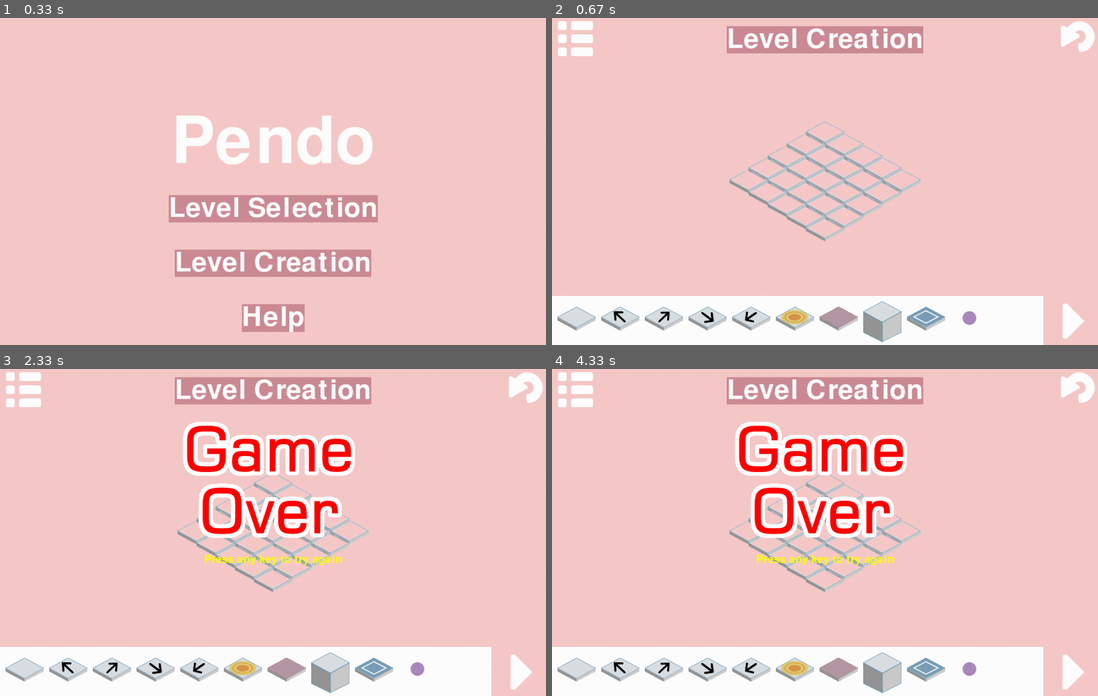
Above: before the commit, frames 1-4 (two rows, left to right).
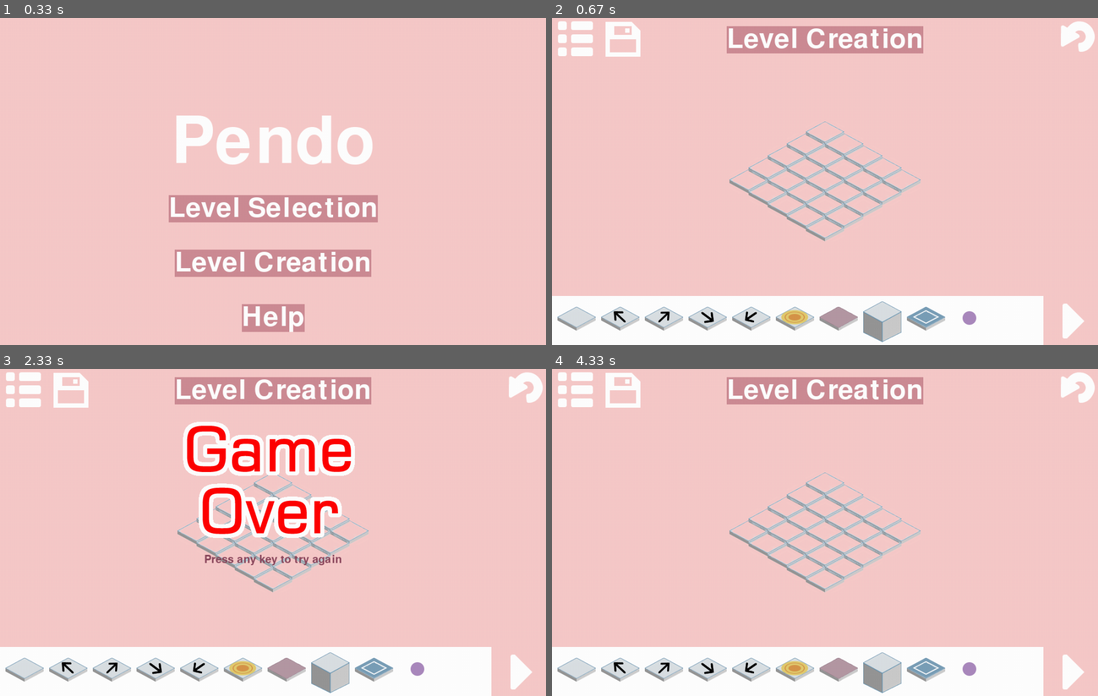
Above: after the commit, the same moments.

Repository: ameliakuang/112TP
Game: pygame game, started from trial/Game.py
Same seed, same stepped clock (60 frames per second), same inputs: the game is played once before the commit and once after it.
Inputs (mouse positions are in pixels of both pictures, inside the frame that each line leads up to):
- Up to frame 1 (0.33 s): no input
- Up to frame 2 (0.67 s): press the mouse at (825, 263) at 0.37 s; move the mouse to (814, 178) at 0.47 s; release the mouse at (803, 93) at 0.6 s
- Up to frame 3 (2.33 s): press the mouse at (518, 391) at 0.7 s; move the mouse to (300, 509) at 0.8 s; release the mouse at (81, 627) at 0.93 s; tap Enter at 1.17 s; press the mouse at (513, 663) at 1.8 s; move the mouse to (333, 646) at 1.9 s; release the mouse at (152, 633) at 2.03 s
- Up to frame 4 (4.33 s): tap Enter at 2.4 s; press the mouse at (1065, 663) at 3.1 s; move the mouse to (841, 643) at 3.2 s; move the mouse to (617, 624) at 3.3 s; release the mouse at (617, 624) at 3.33 s; press the mouse at (1070, 391) at 3.77 s; move the mouse to (1005, 440) at 3.87 s; move the mouse to (939, 489) at 3.97 s; release the mouse at (939, 489) at 4 s

Frame 1 is identical in both runs. In frame 2, 0.4% of the frame differs, in the area x 9-17%, y 1-12%; in frame 3, 0.7%; in frame 4, 7.0%, in the area x 9-65%, y 1-60%.

Commit message:
debug level creation features

Diff:
--- a/trial/Control.py
+++ b/trial/Control.py
@@ -31,6 +31,22 @@
         self.rect = self.image.get_rect()
         #print(self.rect.x, self.rect.y)
         self.rect.x, self.rect.y = -7, -10
+
+class Exit(Control):
+    def __init__(self, screenWidth, screenHeight):
+        pygame.sprite.Sprite.__init__(self)
+        self.image = pygame.image.load('images/icons/exitLeft.png').convert_alpha()
+        self.rect = self.image.get_rect()
+        #print(self.rect.x, self.rect.y)
+        self.rect.x, self.rect.y = -7, -10
+
+class Save(Control):
+    def __init__(self, screenWidth, screenHeight):
+        pygame.sprite.Sprite.__init__(self)
+        self.image = pygame.image.load('images/icons/save.png').convert_alpha()
+        self.rect = self.image.get_rect()
+        #print(self.rect.x, self.rect.y)
+        self.rect.x, self.rect.y = 80, -13
 
 
 class controlBar(Control):
--- a/trial/Game.py
+++ b/trial/Game.py
@@ -42,6 +42,9 @@
         self.resetState = False
 
         self.menu = Menu(self.width, self.height)
+        self.exit = Exit(self.width, self.height)
+
+        self.save = Save(self.width, self.height)
 
         self.controlBar = controlBar(self.width, self.height)
 
@@ -232,6 +235,13 @@
         #Scene
         if(self.scene != None):
             self.scene.draw(screen)
+            if(self.scene.state == True):
+                font = pygame.font.Font("freesansbold.ttf", 20)
+                textSurface = font.render("Select a new level by clicking on the menu button", True, (135, 71, 93))
+                textRect = textSurface.get_rect()
+                textRect.centerx = screen.get_rect().centerx
+                textRect.centery = screen.get_rect().centery+80
+                screen.blit(textSurface, textRect)
 
 
     ########################
@@ -340,6 +350,8 @@
             self.init(3)
             self.level = 3
             self.mode = "playGame"
+        elif(self.exitRect.collidepoint(pos)):
+            self.mode = "splashScreen"
     def levelSelectionTimerFired(self, dt):
         pass
     def levelSelectionRedrawAll(self, screen):
@@ -365,19 +377,26 @@
         self.textRect3.center = (self.width//2, self.height - 150)
         screen.blit(level3Text, self.textRect3)
 
+        self.exitRect = screen.blit(self.exit.image, (self.exit.rect.x, self.exit.rect.y))
+
 
 
     ########################
     # levelCreation mode
     ########################
     def levelCreationKeyPressed(self, keyCode, modifier):
-        self.playGameKeyPressed(keyCode, modifier)
-        self.player.row, self.player.col = -10,-10
+        if self.scene != None and self.scene.state == False:
+            self.player.__init__()
+            self.player.row, self.player.col = -10, -10
+            self.scene.state = None
+            self.scene = None # clear the winning/losing scene
     def levelCreationMousePressed(self, x, y):
         pos = (x,y)
         self.playGameMousePressed(x, y)
         if(self.menuRect.collidepoint(pos)):
             self.mode = "splashScreen"
+        elif(self.saveRect.collidepoint(pos)):
+            pass
 
     def levelCreationMouseDrag(self, x, y):
         pos = (x, y)
@@ -412,7 +431,13 @@
                     self.scene = CustomScene(True)
             else:
                 self.scene = CustomScene(False)
-
+                self.player.row, self.player.col = -10,-10
+        if self.resetState:
+            self.board = copy.deepcopy(self.boardObject.board)
+            self.player.__init__()
+            self.player.row, self.player.col = -10, -10
+            self.scene = None # clear the winning/losing scene
+            self.resetState = False
 
     def levelCreationRedrawAll(self, screen):
         font2 = pygame.font.Font("freesansbold.ttf", 50)
@@ -429,6 +454,7 @@
         self.beginRect = screen.blit(self.begin.image, (self.begin.rect.x, self.begin.rect.y))
         self.resetRect = screen.blit(self.reset.image, (self.reset.rect.x, self.reset.rect.y))
         self.menuRect = screen.blit(self.menu.image, (self.menu.rect.x, self.menu.rect.y))
+        self.saveRect = screen.blit(self.save.image, (self.save.rect.x, self.save.rect.y))
 
         for dragFlag in self.dragFlag:
             if dragFlag:
@@ -440,6 +466,14 @@
         #Scene
         if(self.scene != None):
             self.scene.draw(screen)
+            if(self.scene.state == True):
+                font = pygame.font.Font("freesansbold.ttf", 20)
+
+                textSurface = font.render("Remember to save your work or go back to the menu:)", True, (135, 71, 93))
+                textRect = textSurface.get_rect()
+                textRect.centerx = screen.get_rect().centerx
+                textRect.centery = screen.get_rect().centery+70
+                screen.blit(textSurface, textRect)
 
 
 # Citation:https://stackoverflow.com/questions/14700889/pygame-level-menu-states
@@ -456,13 +490,8 @@
             rect = image.get_rect()
             rect.centerx = screen.get_rect().centerx
             rect.centery = screen.get_rect().centery-50
-            font = pygame.font.Font("freesansbold.ttf", 20)
-
-            textSurface = font.render("Select a new level by clicking the menu button", True, (255, 255, 0))
-            textRect = textSurface.get_rect()
-            textRect.centerx = screen.get_rect().centerx
-            textRect.centery = screen.get_rect().centery+80
-            screen.blit(textSurface, textRect)
+
+
         # Lose
         else:
             image = pygame.image.load('images/game-over.png').convert()
@@ -473,7 +502,7 @@
 
             font = pygame.font.Font("freesansbold.ttf", 20)
 
-            textSurface = font.render("Press any key to try again", True, (255, 255, 0))
+            textSurface = font.render("Press any key to try again", True, (139, 71, 93))
             textRect = textSurface.get_rect()
             textRect.centerx = screen.get_rect().centerx
             textRect.centery = screen.get_rect().centery+50
--- a/trial/citation.txt
+++ b/trial/citation.txt
@@ -1,9 +1,10 @@
 Citation:
 Image:
-cannon_ball.png:https://opengameart.org/content/cannonball
-wall.png & grass.png:https://python-forum.io/Thread-PyGame-Simple-code-for-isometric-2D-games
+The tiles: Thanks to my best friend Catherine Cheng!
+You Win.png, game-over png: https://images.app.goo.gl/GtMdfmrbJS8RbPLZA, https://images.app.goo.gl/ez9eVUJD2sbhGUuN8
+Game icons: https://opengameart.org/content/game-icons
+
 
 Code
-Framework:
+Framework: by Lukas Peraza
 The conversion from cartesian coordinates to isometric coordinates (Board.py):
-	https://opengameart.org/content/cannonball
Binary file added: trial/images/icons/exitLeft.png
Binary file added: trial/images/icons/save.png
Not shown, changed: trial/images/.DS_Store
